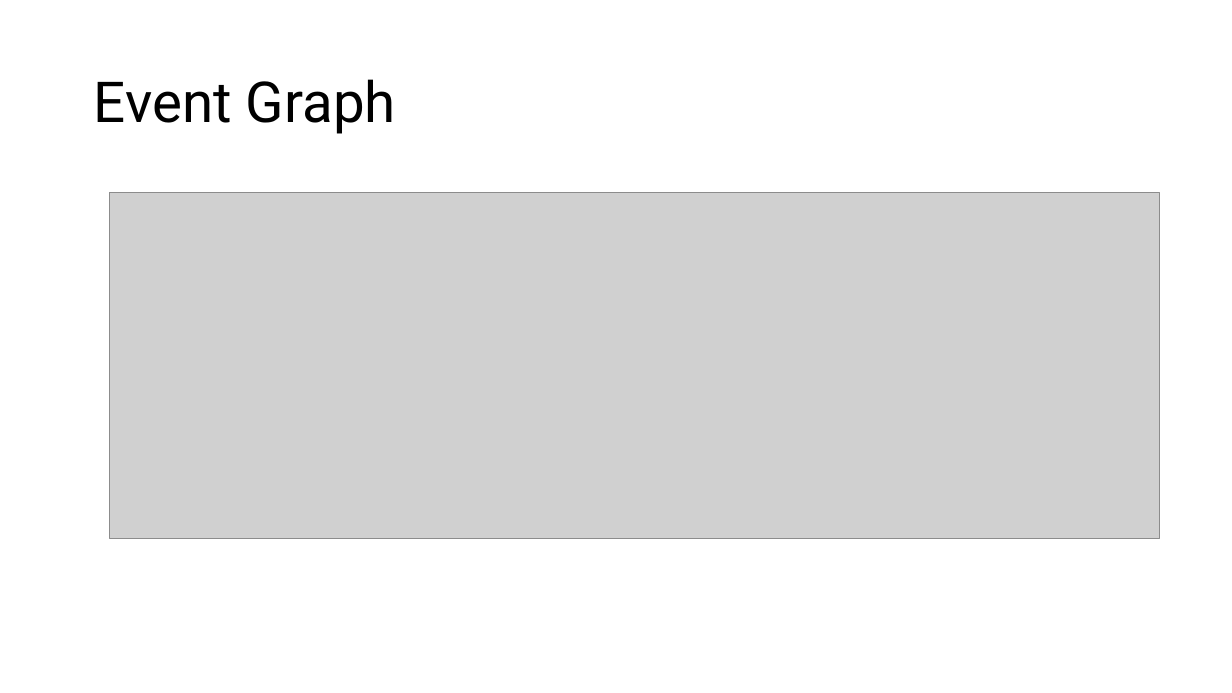
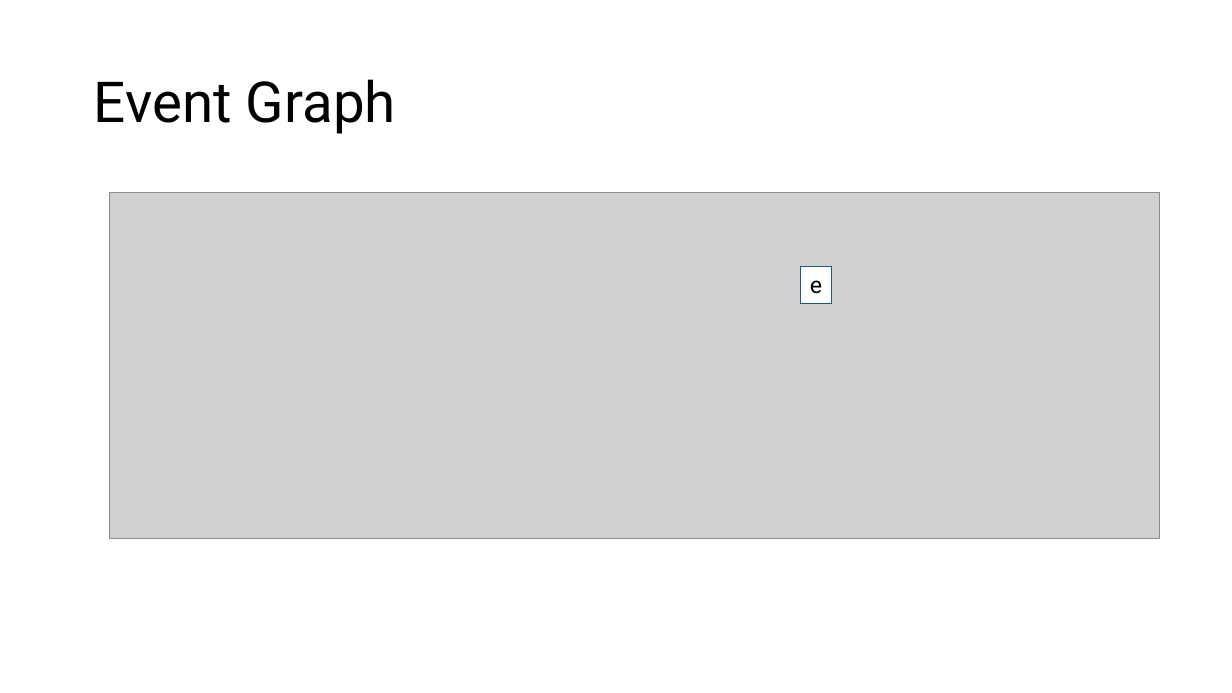
Before and after one commit to ahbuss/DESModeling, a slide deck: slide 6 of Event Graph Examples/Examples/Entity Server.pptx. Drawn at 1232x693 pixels with LibreOffice and Linux fonts; fonts in the diff are those of the drawing; grey boxes stand for pictures. Boxes give left, top, right and bottom in pixels: in the first picture for what was removed or moved away, otherwise in the second. Text is boxed around its words. In the diff, an @@ line names an element or a change of style, - is before the commit and + after.

Commit message:
fixed EnetyServer in powerpoint

```diff
--- a/Event Graph Examples/Examples/Entity Server.pptx
+++ b/Event Graph Examples/Examples/Entity Server.pptx
@@ rectangle added at box(801, 266, 833, 303), fill #FFFFFF, outline #156082 0.75 pt, 18 pt, text #000000 @@
+e
```
